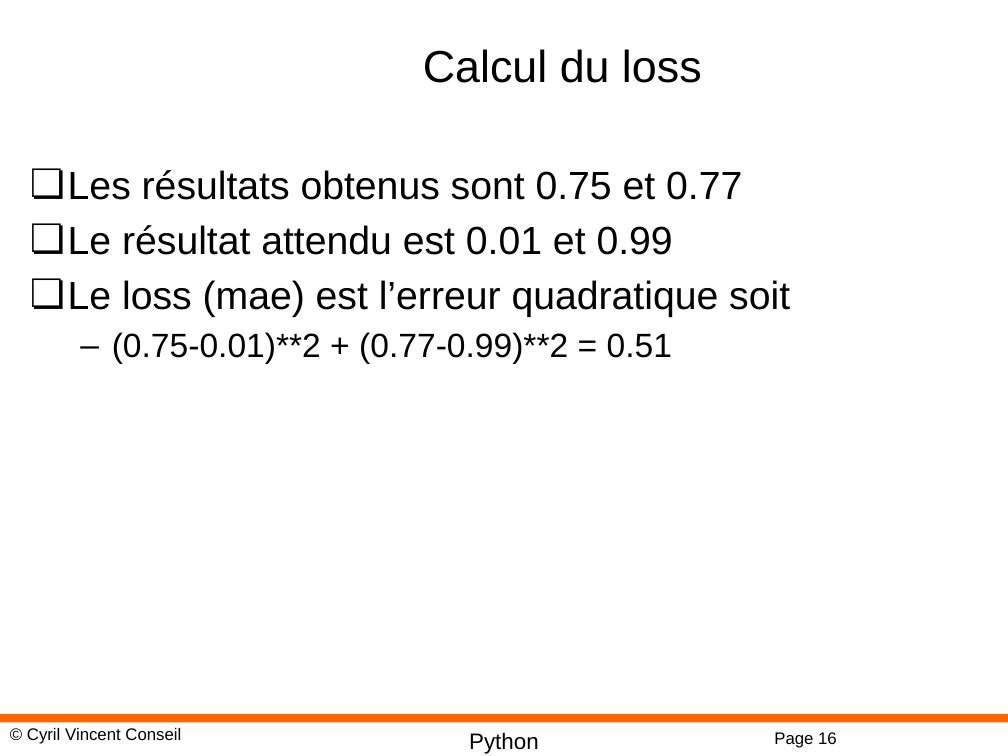
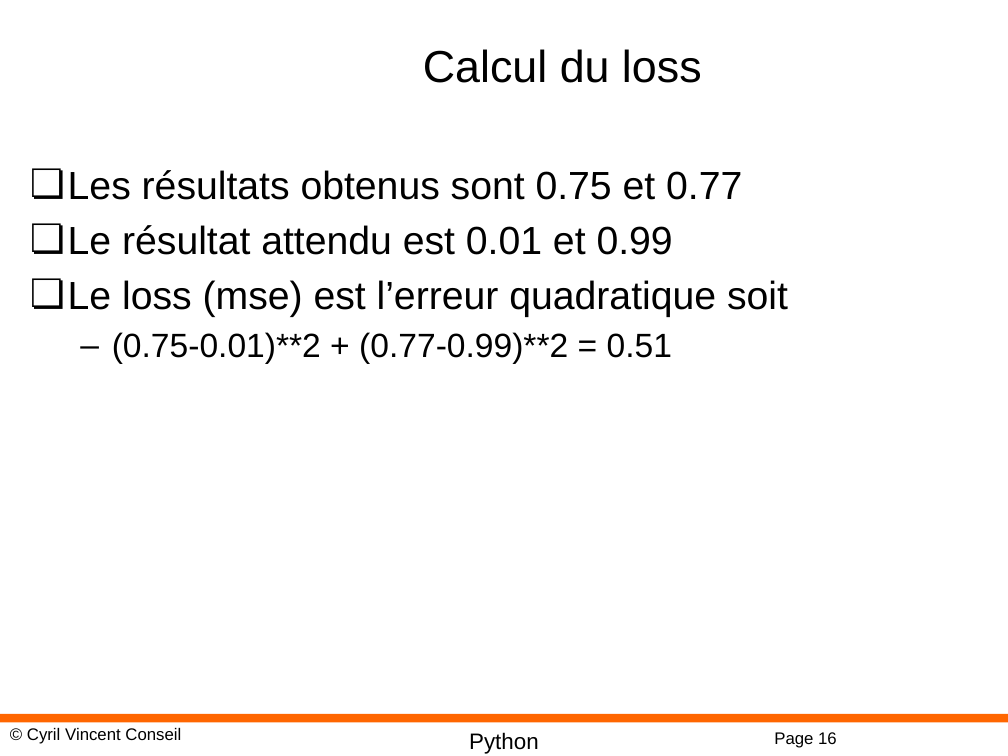
Before and after one commit to cyrilvincent/DL, a slide deck: slide 16 of PPT/DeepLearning08-MLP.pptx. Drawn at 1008x756 pixels with LibreOffice and Linux fonts; fonts in the diff are those of the drawing; background and template pictures are left out. Boxes give left, top, right and bottom in pixels: in the first picture for what was removed or moved away, otherwise in the second. Text is boxed around its words. In the diff, an @@ line names an element or a change of style, - is before the commit and + after.

```diff
--- a/PPT/DeepLearning08-MLP.pptx
+++ b/PPT/DeepLearning08-MLP.pptx
@@ text at (68, 280, 788, 317): text changed @@
-❏ Le loss (mae) est l’erreur quadratique soit
+❏ Le loss (mse) est l’erreur quadratique soit
```
Also in this commit, not shown: 1 other slide changed, 6 other files.
